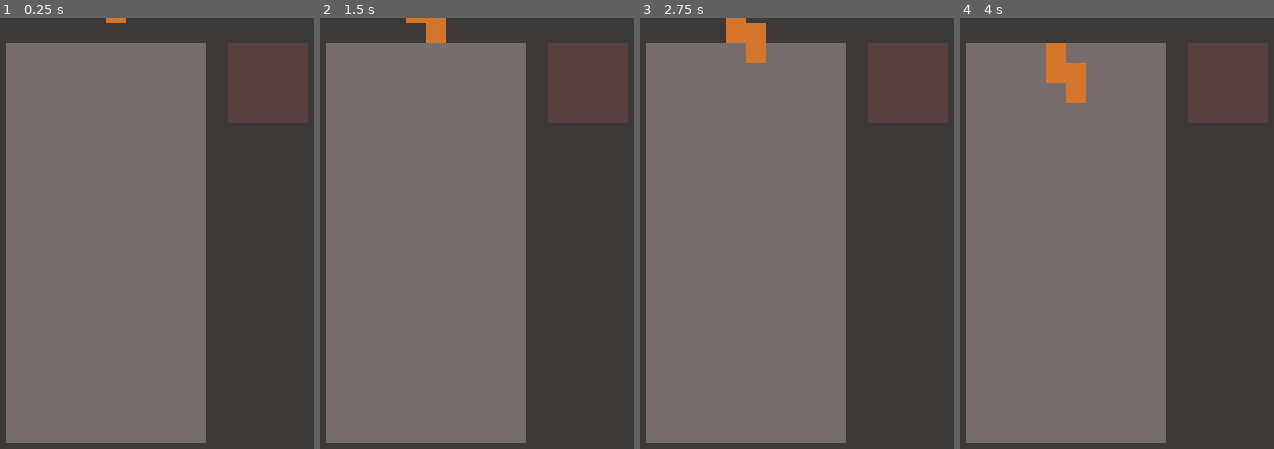
Above: before the commit, frames 1-4 (left to right).
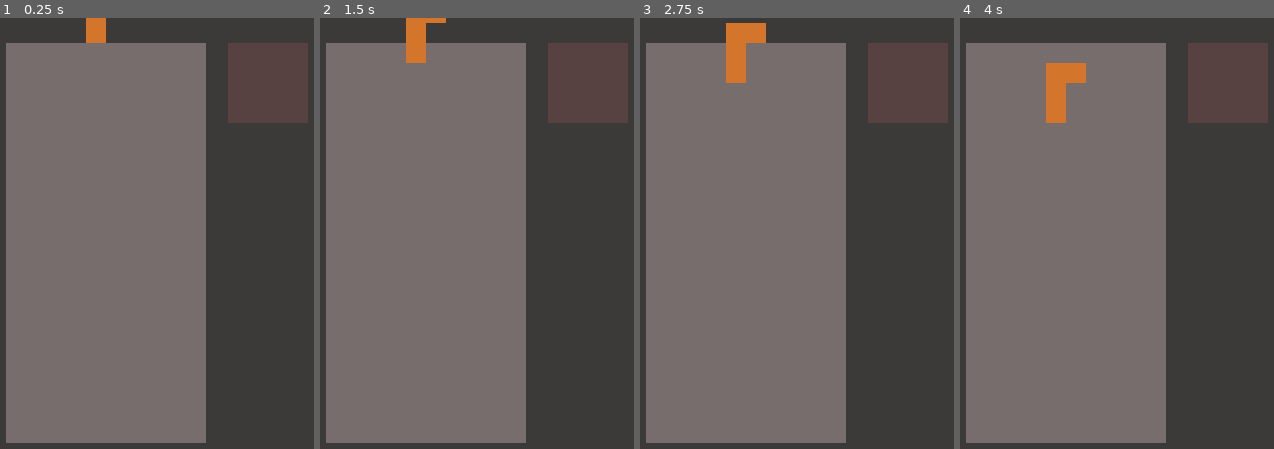
Above: after the commit, the same moments.

Repository: romanzes/godot-tetris
Game: Godot game, scene res://Game.tscn
The game is run twice, just before and just after one commit, with the same random seed, the same clock (stepped at 60 frames per second) and the same inputs.
Inputs:
- Up to frame 1 (0.25 s): no input
- Up to frame 2 (1.5 s): tap Enter at 0.5 s; tap Space at 1.25 s
- Up to frame 3 (2.75 s): no input
- Up to frame 4 (4 s): tap Enter at 2.75 s; tap Space at 3.5 s

The runs differ from the first frame. In frame 1, 0.4% of the frame differs, in the area x 27-41%, y 0-6%; in frame 2, 0.9%; in frame 3, 1.0%; in frame 4, 1.2%, in the area x 27-41%, y 5-25%.

Commit message:
random figures

Diff:
--- a/Game.gd
+++ b/Game.gd
@@ -6,6 +6,45 @@
 onready var tilesView = $Field/Tiles
 
 const tileSize = 20
+
+const possibleFigures = [
+	[
+		[0, 0, 0, 0],
+		[0, 1, 0, 0],
+		[0, 1, 1, 0],
+		[0, 0, 1, 0]
+	],
+	[
+		[0, 0, 0, 0],
+		[0, 1, 1, 0],
+		[0, 0, 1, 0],
+		[0, 0, 1, 0]
+	],
+	[
+		[0, 0, 0, 0],
+		[0, 0, 1, 0],
+		[0, 1, 1, 1],
+		[0, 0, 0, 0]
+	],
+	[
+		[0, 0, 0, 0],
+		[0, 1, 1, 0],
+		[0, 1, 0, 0],
+		[0, 1, 0, 0]
+	],
+	[
+		[0, 0, 0, 0],
+		[0, 1, 1, 0],
+		[0, 1, 1, 0],
+		[0, 0, 0, 0]
+	],
+	[
+		[0, 1, 0, 0],
+		[0, 1, 0, 0],
+		[0, 1, 0, 0],
+		[0, 1, 0, 0]
+	]
+]
 
 var field = [
 	[0, 0, 0, 0, 0, 0, 0, 0, 0, 0],
@@ -30,25 +69,27 @@
 	[0, 0, 0, 0, 0, 0, 0, 0, 0, 0]
 ]
 
-var figure = [
-	[0, 1, 0, 0],
-	[0, 1, 1, 0],
-	[0, 0, 1, 0],
-	[0, 0, 0, 0]
-]
+var figure = []
 const initialFigurePosition = Vector2(3, -4)
 var figurePosition = initialFigurePosition
 
 # Called when the node enters the scene tree for the first time.
 func _ready():
 	update_Figure_View()
+	new_Figure()
+	$Timer.start(1)
+
+func new_Figure():
+	figure = possibleFigures[randi() % possibleFigures.size()]
+	for n in figureView.get_children():
+		n.free()
 	for y in figure.size():
 		for x in figure[y].size():
 			if figure[y][x] == 1:
 				var newTile = tile.instance()
 				newTile.rect_position = Vector2(x * tileSize, y * tileSize)
 				figureView.add_child(newTile)
-	$Timer.start(1)
+	figurePosition = initialFigurePosition
 
 func _on_Timer_timeout():
 	figurePosition.y += 1
@@ -78,7 +119,7 @@
 			if figure[y][x] == 1:
 				field[figurePosition.y + y][figurePosition.x + x] = 1
 	update_Field_View()
-	figurePosition = initialFigurePosition
+	new_Figure()
 
 func update_Field_View():
 	for n in tilesView.get_children():
